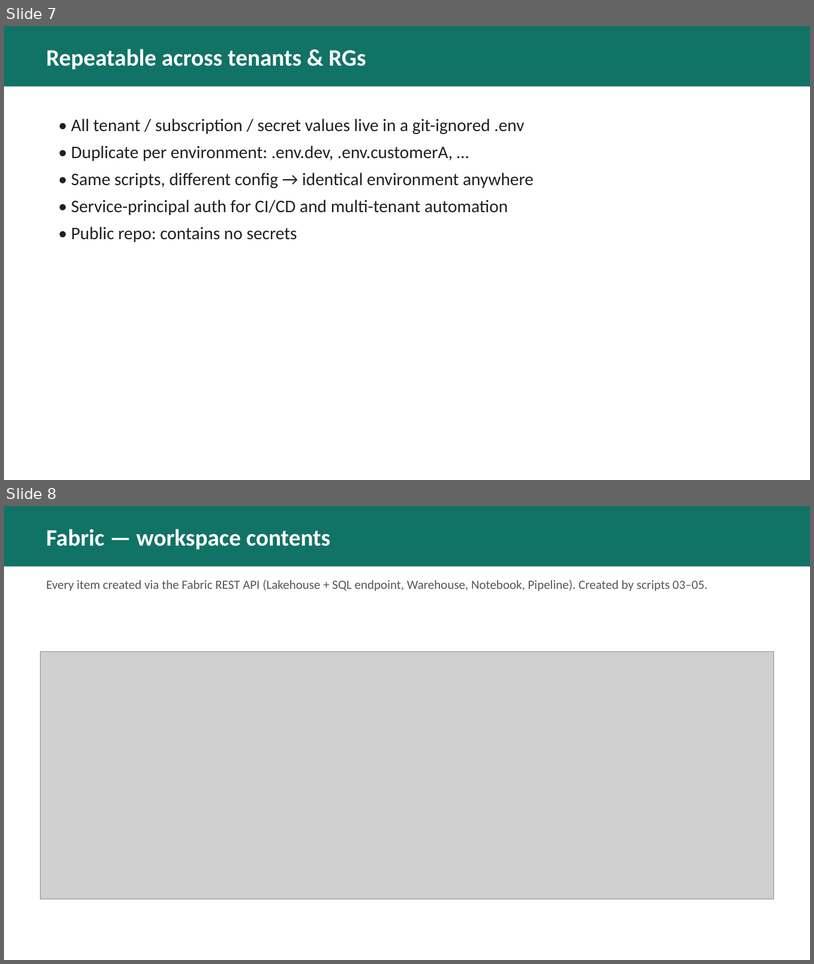
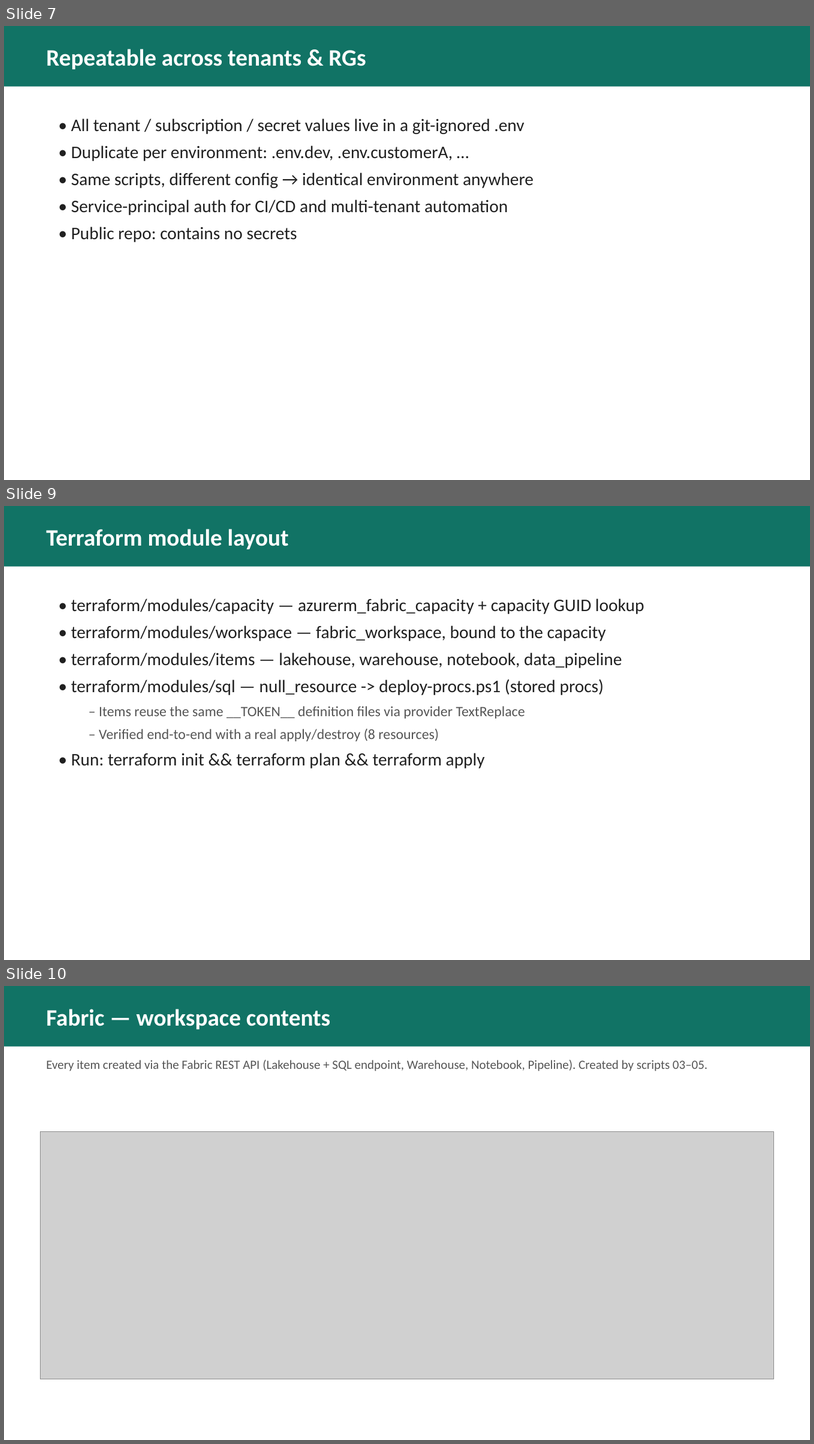
Before and after one commit to melabadi/fabric-as-code, a slide deck: docs/Fabric-as-Code.pptx. Shown one above the other, each under a label of ours: slides 7 and 8 before the commit, slides 7, 9 and 10 after it; the slides between them are not shown. The pictures are 814x964 and 814x1444 pixels, drawn with LibreOffice and Linux fonts; fonts in the diff are those of the drawing; grey boxes stand for pictures. Boxes give left, top, right and bottom in pixels: in the first picture for what was removed or moved away, otherwise in the second. Text is boxed around its words. In the diff, an @@ line names an element or a change of style, - is before the commit and + after.

Commit message:
docs+deck: add Terraform option (two ways to deploy, module layout)

```diff
--- a/docs/Fabric-as-Code.pptx
+++ b/docs/Fabric-as-Code.pptx
@@ slide 9 added at (4, 506, 810, 960), background #FFFFFF @@
@@ rectangle added at (4, 506, 810, 567), fill #117365 @@
@@ text added at (46, 529, 289, 549), 28 pt, text #FFFFFF, bold @@
+Terraform module layout
@@ text added at (71, 598, 645, 768), 21 pt, text #202020 @@
+• terraform/modules/capacity — azurerm_fabric_capacity + capacity GUID lookup
+• terraform/modules/workspace — fabric_workspace, bound to the capacity
+• terraform/modules/items — lakehouse, warehouse, notebook, data_pipeline
+• terraform/modules/sql — null_resource -> deploy-procs.ps1 (stored procs)
+  – Items reuse the same __TOKEN__ definition files via provider TextReplace
+  – Verified end-to-end with a real apply/destroy (8 resources)
+• Run: terraform init && terraform plan && terraform apply
@@ what was slide 8 is now slide 10 @@
```
Also in this commit, not shown: 1 other slide added, 4 other files.
